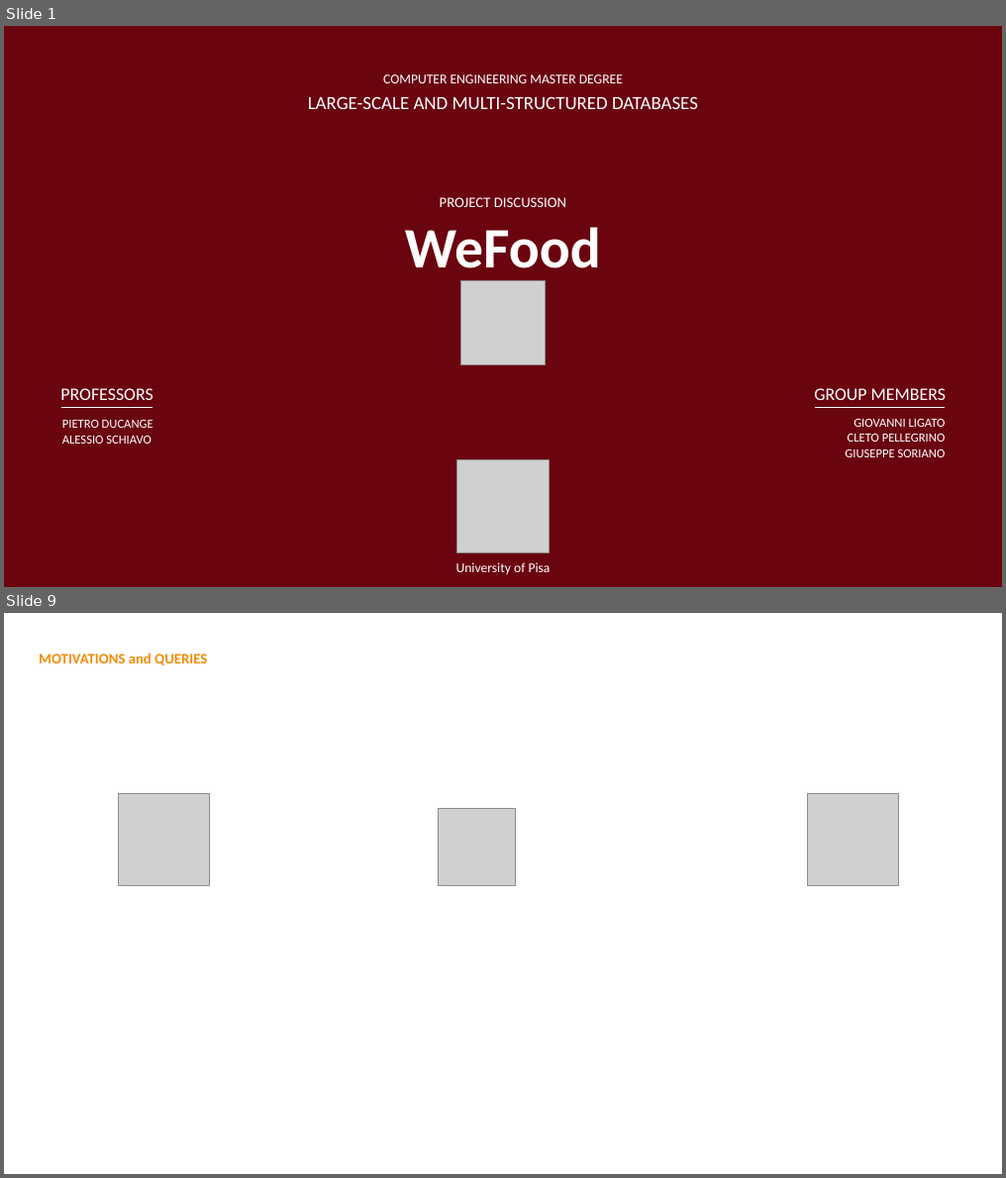
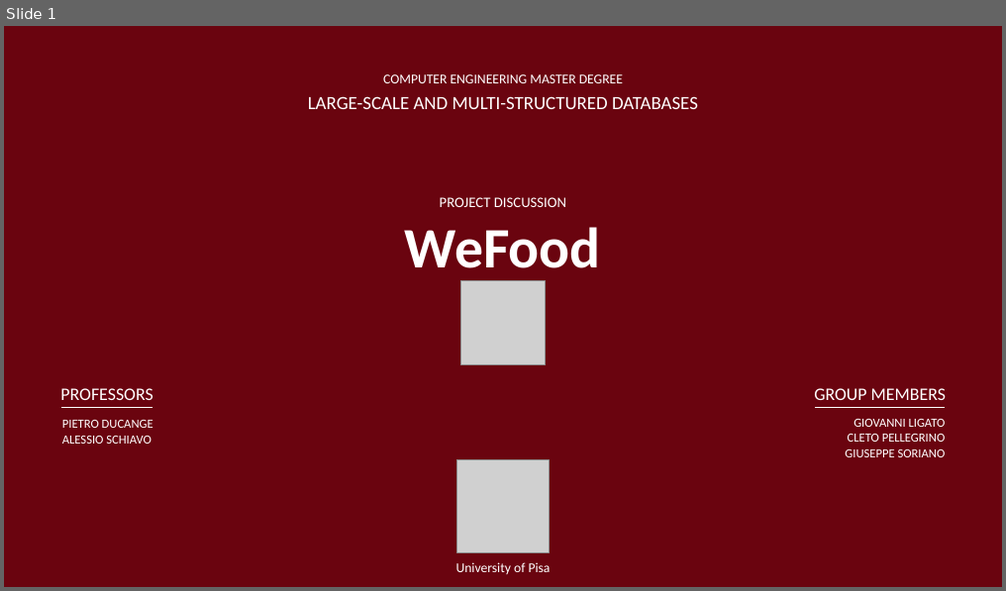
Before and after one commit to GiuseppeSoriano/WeFood, a slide deck: Slides/Final_Presentation/WeFood.pptx. Shown one above the other, each under a label of ours: slides 1 and 9 before the commit, slide 1 after it; the slides between them are not shown. The pictures are 1006x1178 and 1006x591 pixels, drawn with LibreOffice and Linux fonts; fonts in the diff are those of the drawing; grey boxes stand for pictures. Boxes give left, top, right and bottom in pixels: in the first picture for what was removed or moved away, otherwise in the second. Text is boxed around its words. In the diff, an @@ line names an element or a change of style, - is before the commit and + after.

```diff
--- a/Slides/Final_Presentation/WeFood.pptx
+++ b/Slides/Final_Presentation/WeFood.pptx
@@ slide 9 removed at (4,613,1002,1174), background #FFFFFF @@
@@ text removed at (39,653,207,665) @@
-MOTIVATIONS and QUERIES
@@ picture removed at (118,794,210,886) @@
@@ picture removed at (438,808,515,885) @@
@@ picture removed at (807,794,899,886) @@
```
Also in this commit, not shown: 5 slides changed, 10 slides added, 6 other slides removed, 48 other files.
